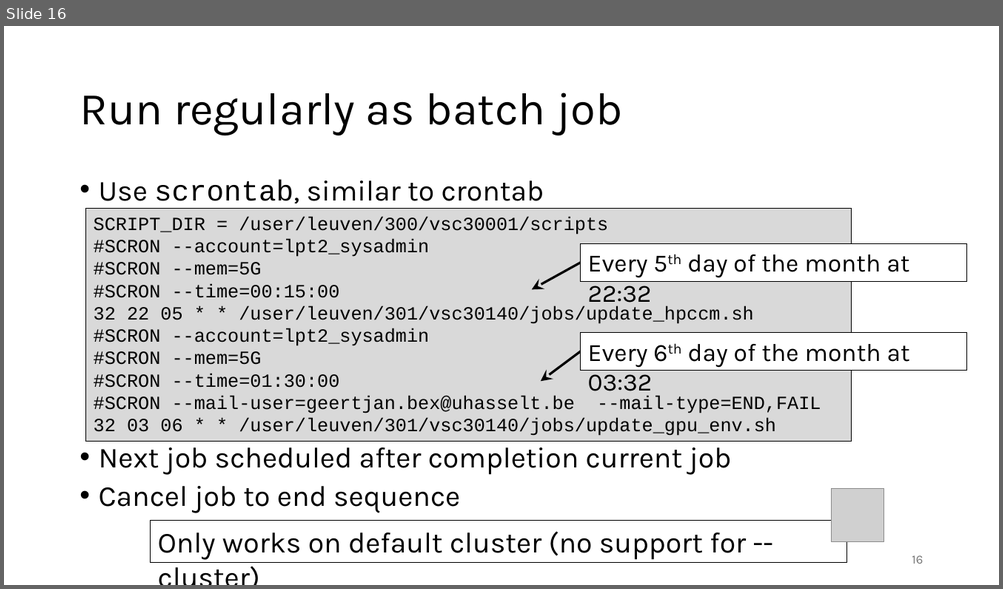
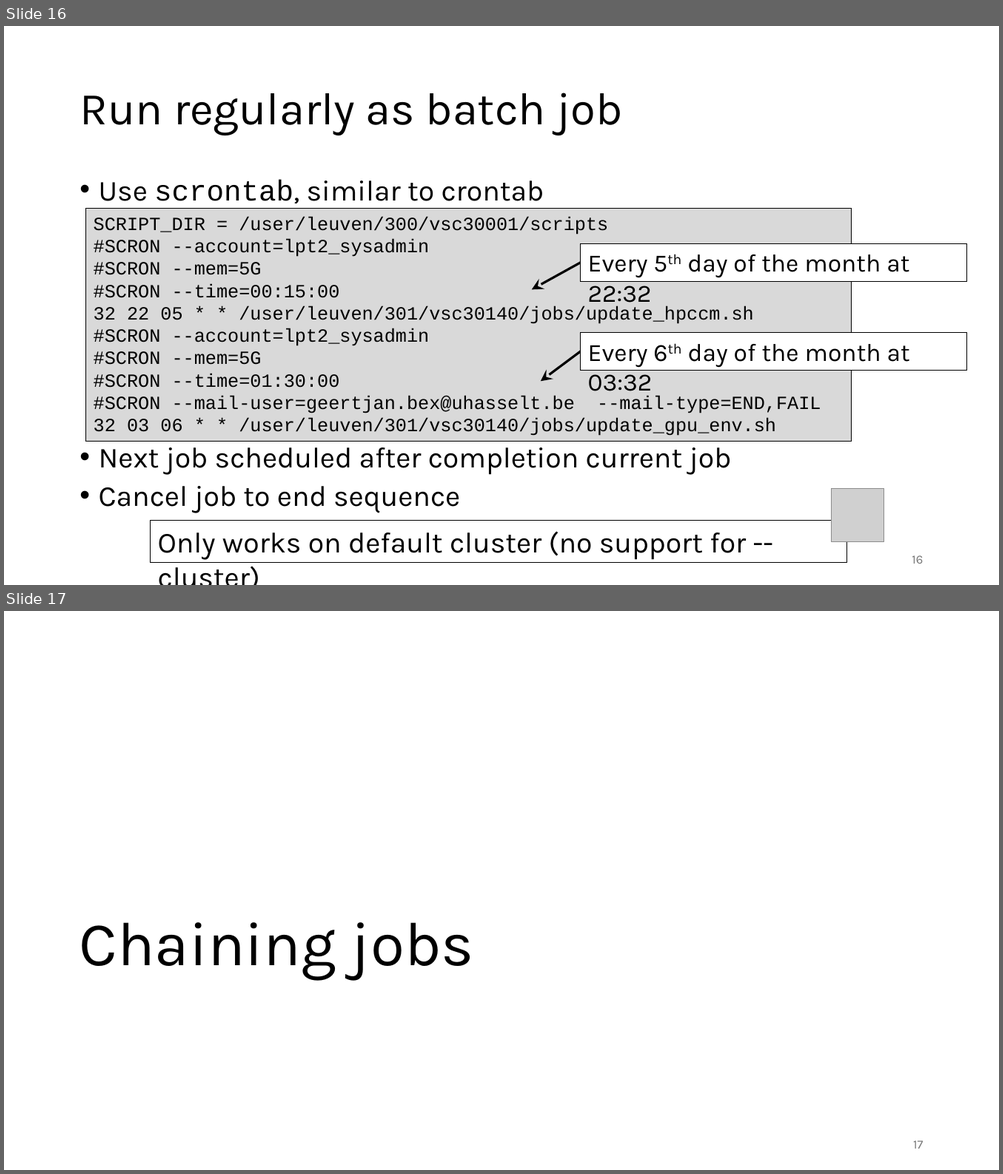
Before and after one commit to gjbex/Workflows-for-HPC, a slide deck: workflow_for_HPC.pptx. Shown one above the other, each under a label of ours: slide 16 before the commit, slides 16 and 17 after it. The pictures are 1003x589 and 1003x1174 pixels, drawn with LibreOffice and Linux fonts; fonts in the diff are those of the drawing; grey boxes stand for pictures. Boxes give left, top, right and bottom in pixels: in the first picture for what was removed or moved away, otherwise in the second. Text is boxed around its words. In the diff, an @@ line names an element or a change of style, - is before the commit and + after.

```diff
--- a/workflow_for_HPC.pptx
+++ b/workflow_for_HPC.pptx
@@ slide 17 added at bbox=[4, 611, 999, 1170], background #FFFFFF @@
@@ title added at bbox=[79, 923, 474, 980], 60 pt, text #000000 @@
+Chaining jobs
@@ page number added at bbox=[913, 1141, 922, 1149], 12 pt, text #797979 @@
+17
```
Also in this commit, not shown: 1 slide changed, 3 other slides added.
